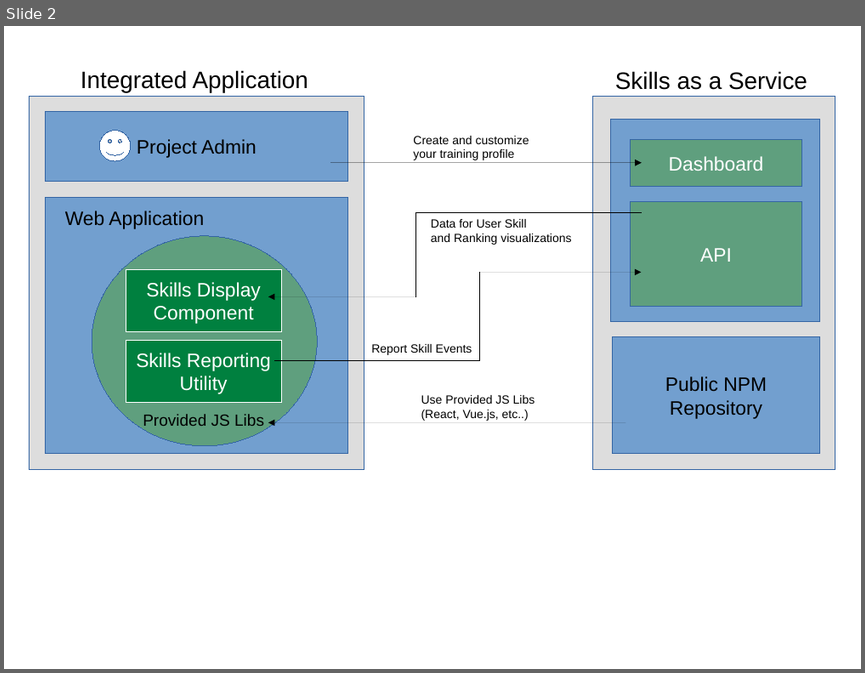
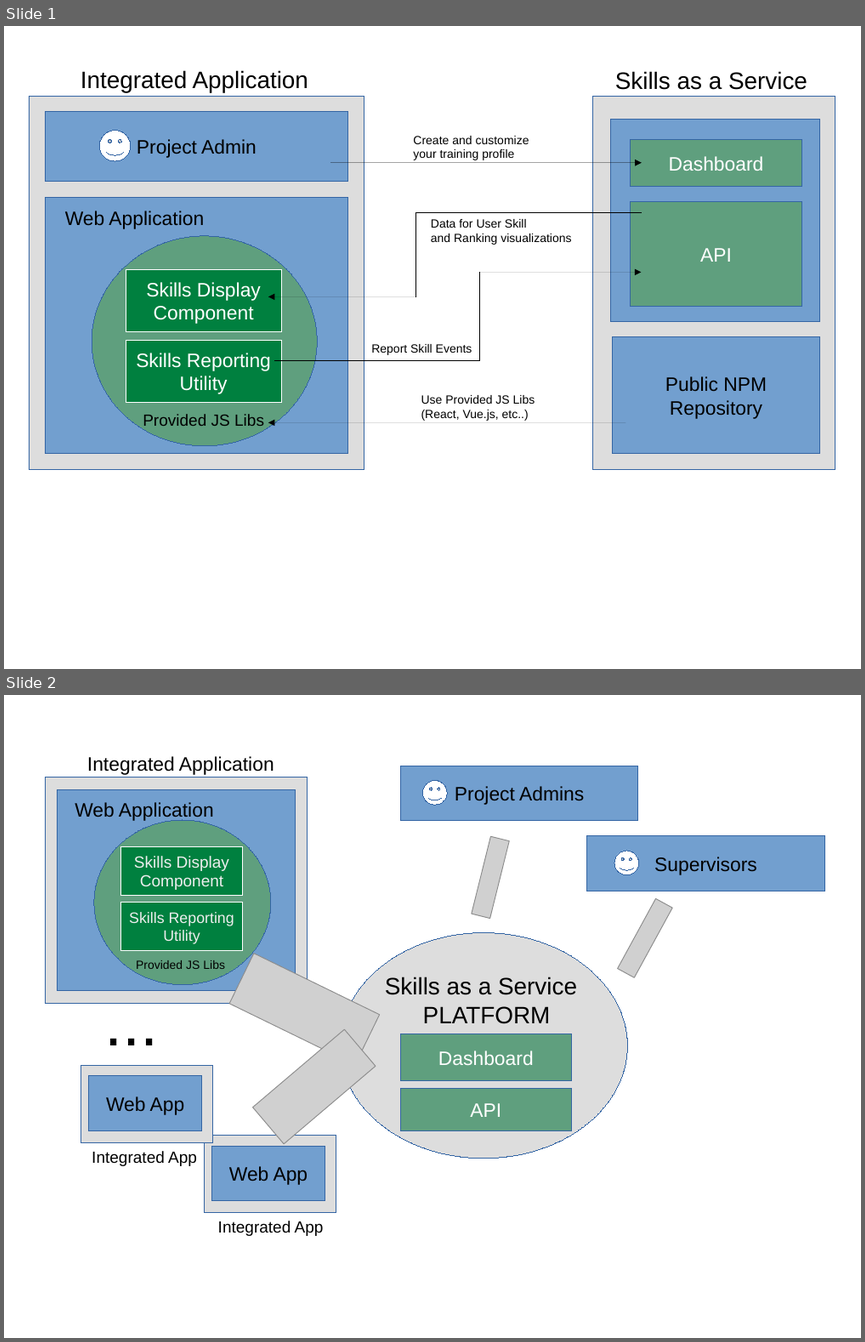
Before and after one commit to NationalSecurityAgency/skills-docs, a slide deck: diagrams_work/Diagrams.odp. Shown one above the other, each under a label of ours: slide 2 before the commit, slides 1 and 2 after it. The pictures are 865x673 and 865x1342 pixels, drawn with LibreOffice and Linux fonts; fonts in the diff are those of the drawing; grey boxes stand for pictures. Boxes give left, top, right and bottom in pixels: in the first picture for what was removed or moved away, otherwise in the second. Text is boxed around its words. In the diff, an @@ line names an element or a change of style, - is before the commit and + after.

Commit message:
#19: platform overview diagram

```diff
--- a/diagrams_work/Diagrams.odp
+++ b/diagrams_work/Diagrams.odp
@@ slide 2 added at [4, 695, 861, 1338], background #FFFFFF @@
@@ text added at [87, 756, 274, 775], 18 pt, text #000000 @@
+Integrated Application
@@ rectangle added at [400, 766, 638, 821], fill #729FCF, outline #3465A4 0 pt, 18 pt, text #000000 @@
+Project Admins
@@ rectangle added at [45, 777, 307, 1003], fill #DDDDDD, outline #3465A4 0 pt @@
@@ rectangle added at [58, 790, 296, 992], fill #729FCF, outline #3465A4 0 pt @@
@@ smiley face added at [423, 781, 447, 805], fill #FFFFFF, outline #3465A4 0 pt @@
@@ text added at [75, 802, 214, 821], 18 pt, text #000000 @@
+Web Application
@@ ellipse added at [94, 820, 271, 985], fill #5F9F7E, outline #3465A4 0 pt @@
@@ rectangle added at [120, 846, 243, 896], fill #00803F, outline #FFFFFF 0 pt, 15 pt, text #EEEEEE @@
+Skills Display
+Component
@@ picture added at [471, 836, 509, 919] @@
@@ rectangle added at [587, 836, 825, 891], fill #729FCF, outline #3465A4 0 pt, 18 pt, text #000000 @@
+Supervisors
@@ smiley face added at [614, 851, 638, 874], fill #FFFFFF, outline #3465A4 0 pt @@
@@ picture added at [617, 898, 672, 977] @@
@@ rectangle added at [120, 902, 243, 951], fill #00803F, outline #FFFFFF 0 pt, 14 pt, text #EEEEEE @@
+Skills Reporting
+Utility
@@ ellipse added at [340, 933, 628, 1158], fill #DDDDDD, outline #3465A4 0 pt @@
@@ text added at [136, 960, 225, 969], 11 pt, text #000000 @@
+Provided JS Libs
@@ picture added at [230, 953, 380, 1065] @@
@@ text added at [98, 976, 222, 1056], 60 pt, text #000000 @@
+...
@@ text added at [385, 976, 577, 1024], 22 pt, text #000000 @@
+Skills as a Service
+PLATFORM
@@ picture added at [253, 1030, 376, 1144] @@
@@ rectangle added at [400, 1034, 572, 1081], fill #5F9F7E, outline #3465A4 0 pt, 18 pt, text #FFFFFF @@
+Dashboard
@@ rectangle added at [81, 1065, 213, 1143], fill #DDDDDD, outline #3465A4 0 pt @@
@@ rectangle added at [89, 1076, 202, 1131], fill #729FCF, outline #3465A4 0 pt, 18 pt, text #000000 @@
+Web App
@@ rectangle added at [400, 1089, 572, 1130], fill #5F9F7E, outline #3465A4 0 pt, 18 pt, text #FFFFFF @@
+API
@@ text added at [92, 1151, 197, 1166], 15 pt, text #000000 @@
+Integrated App
@@ rectangle added at [204, 1135, 336, 1213], fill #DDDDDD, outline #3465A4 0 pt @@
@@ rectangle added at [211, 1146, 325, 1201], fill #729FCF, outline #3465A4 0 pt, 18 pt, text #000000 @@
+Web App
@@ text added at [218, 1220, 324, 1236], 15 pt, text #000000 @@
+Integrated App
@@ what was slide 2 is now slide 1 @@
```
Also in this commit, not shown: 1 slide removed, 2 other files.
